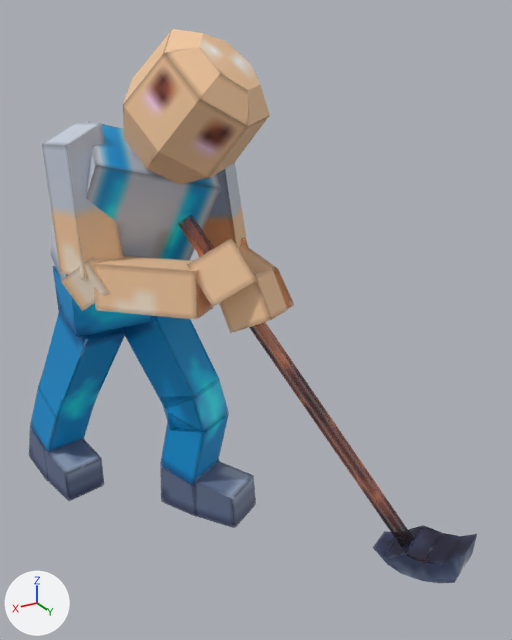
An edit to the FBX model Assets/Extra Additions/custom/human.fbx, drawn before and after from the same camera.
The view is the same before and after, from a 50 mm camera at (1.51, 4.26, 3.35) aimed at (-0.6, 0.75, 1.6). Arrows for +X, +Y and +Z are at lower left; the lights stay in place. Where no turn or scale is listed for an object, it has been applied to the vertices.

The first picture shows 'LegDownR_1', 'LegUpR', 'LegUpR_1', 'armDownRight_1', 'armUpRight', 'chest_1', 'handLeft_1', 'head_1', 'head_2', 'stick', 'stubbyR_1', 'stubbyR_2'.
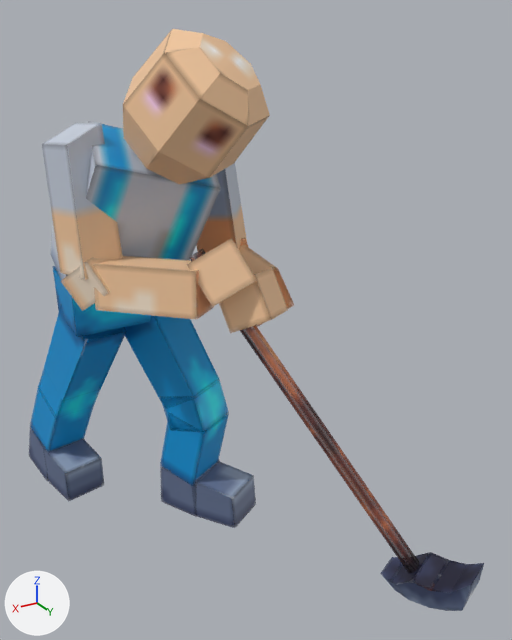
Boxes [x1, y1, x2, y2] around the edits, measured in the pictures (512 x 640 px):
'stick', moved
    before: [179, 215, 424, 563]
    after: [189, 248, 432, 591]
'head_2', moved
    before: [373, 525, 477, 583]
    after: [381, 552, 484, 611]

Edits to the bpy script that builds the scene:
```text
Change me_head_2:
    where me_head_2.from_pydata(...)  # 26 vertices, 25 faces; spans x -0.2..0.144, y -0.316..0.377, z -0.199..0.285
    used by ob_head_2; location = (-1.156, 1.778, 0.32)
    me_head_2 part 2: the whole mesh is moved by (-0.009, 0.053, 0.032)
Change me_stick:
    where me_stick.from_pydata(...)  # 14 vertices, 18 faces; spans x -0.97..0.14, y -0.15..1.06, z -1.94..0.23
    used by ob_stick; location = (-0.275, 0.766, 2.08)
    me_stick part 1: the whole mesh is moved by (0.05, -0.05, 0.1)
Change ob_head_2:
    ob_head_2.location: (-1.156, 1.778, 0.32) -> (-1.19, 1.773, 0.09)
Change ob_stick:
    ob_stick.location: (-0.275, 0.766, 2.08) -> (-0.368, 0.867, 1.781)
```
